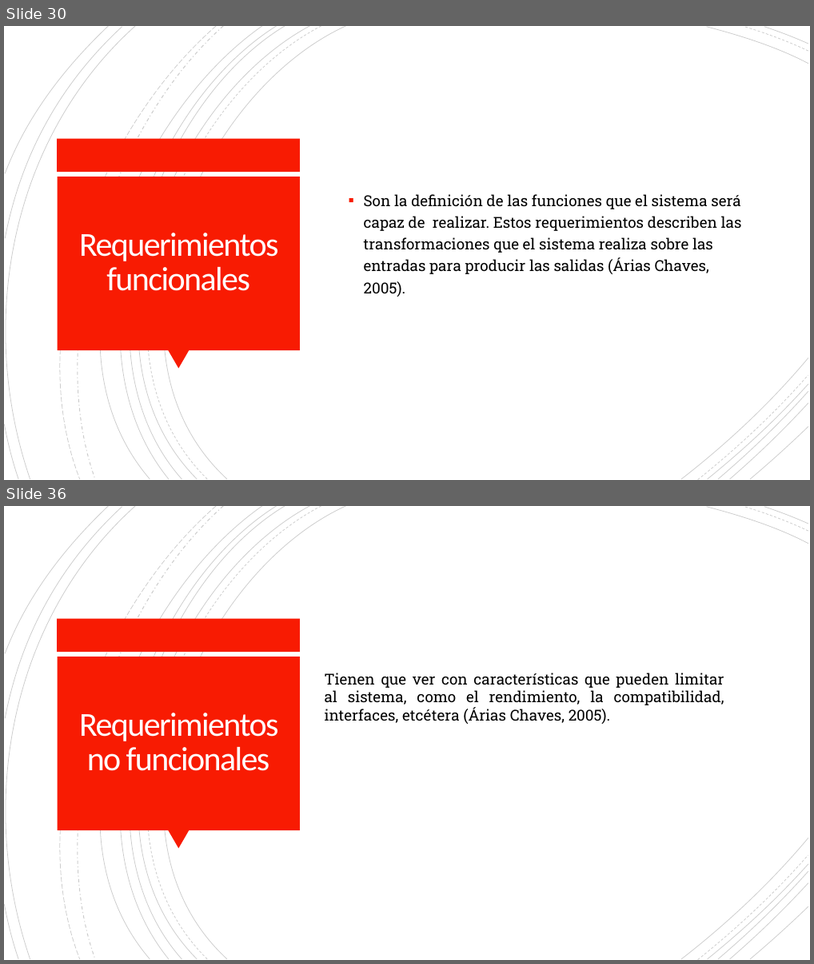
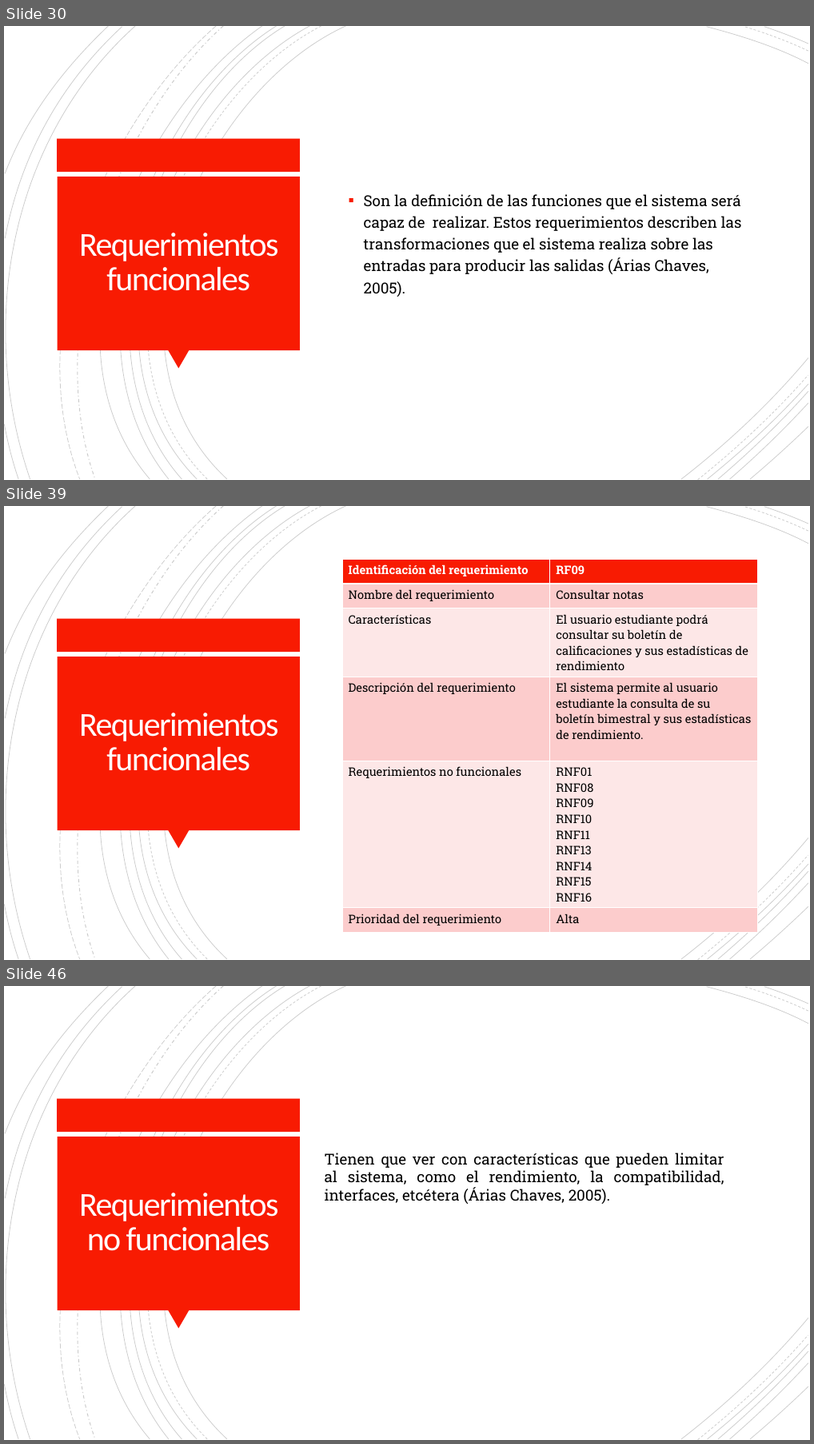
Before and after one commit to Dillan444/PROYECTO_SENA, a slide deck: PLANTEAMIENTO_DEL_PROBLEMA.pptx. Shown one above the other, each under a label of ours: slides 30 and 36 before the commit, slides 30, 39 and 46 after it; the slides between them are not shown. The pictures are 814x964 and 814x1444 pixels, drawn with LibreOffice and Linux fonts; fonts in the diff are those of the drawing. Boxes give left, top, right and bottom in pixels: in the first picture for what was removed or moved away, otherwise in the second. Text is boxed around its words. In the diff, an @@ line names an element or a change of style, - is before the commit and + after.

Commit message:
doc:RF_RNF.V11.17/04/2021
Se corrigen los requerimientos funcionales y los no funcionales de acuerdo con las observaciones que se hicieron en la sustentación.

```diff
--- a/PLANTEAMIENTO_DEL_PROBLEMA.pptx
+++ b/PLANTEAMIENTO_DEL_PROBLEMA.pptx
@@ slide 39 added at (4,506,810,960), background #FFFFFF; not listed: 24 template elements that a slide beside it also shows @@
@@ table added at (342,560,758,928), 6 rows, 2 columns @@
+Identificación del requerimiento | RF09
+Nombre del requerimiento | Consultar notas
+Características | El usuario estudiante podrá consultar su boletín de calificaciones y sus estadísticas de rendimiento
+Descripción del requerimiento | El sistema permite al usuario estudiante la consulta de su boletín bimestral y sus estadísticas de rendimiento.
+Requerimientos no funcionales | RNF01 / RNF08 / RNF09 / RNF10 / RNF11 / RNF13 / RNF14 / RNF15 / RNF16
+Prioridad del requerimiento | Alta
@@ title added at (79,712,278,771), 40 pt, text #FFFEFF @@
+Requerimientos funcionales
@@ what was slide 36 is now slide 46 @@
```
Also in this commit, not shown: 9 slides changed, 20 other slides added, 2 slides removed, 1 other file.
